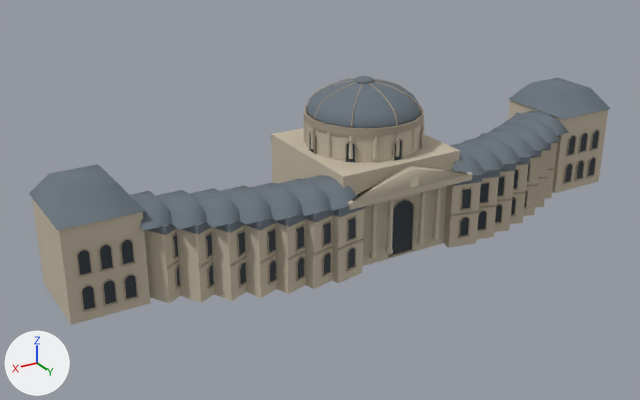
A saved change to the glTF model public/models/buildings/paris-institut-de-france-far.glb.
Camera for both pictures: a 50 mm lens placed at (125.8, 182.2, 105.7), pointed at (11.6, -8.1, 10.5). The lights are fixed; the arrows at lower left show +X, +Y and +Z. The first picture is the older version. Where no turn or scale is listed for an object, it has been applied to the vertices. Vertices at exactly the same position are counted once.

The older version as bpy lines, for what is in view:
```python
me_mesh_0 = bpy.data.meshes.new('Mesh_0')
me_mesh_0.from_pydata(...)  # 978 vertices, 1664 faces; spans x -84.0..84.0, y -24.0..18.0, z 0.0..43.0
me_mesh_0.materials.append(mat_stone)  # beige #c4b9a4
me_mesh_1 = bpy.data.meshes.new('Mesh_1')
me_mesh_1.from_pydata(...)  # 581 vertices, 936 faces; spans x -85.0..85.0, y -20.0..19.0, z 18.0..44.0
me_mesh_1.materials.append(mat_slate)  # grey #69737c
me_mesh_2 = bpy.data.meshes.new('Mesh_2')
me_mesh_2.from_pydata(...)  # 535 vertices, 525 faces; spans x -81.0..81.0, y -21.0..18.0, z 1.0..32.0
me_mesh_2.materials.append(mat_glass)  # greyish blue #333c43
me_mesh_3 = bpy.data.meshes.new('Mesh_3')
me_mesh_3.from_pydata(...)  # 3236 vertices, 5368 faces; spans x -82.0..82.0, y -21.0..18.0, z 1.0..43.0
me_mesh_3.materials.append(mat_shade)  # beige #a69a87
ob_institut_de_france = bpy.data.objects.new('Institut de France', None)
ob_institut_de_france.location = (0.0, 0.0, 0.0)
ob_paris_institut_de_france_0_glass = bpy.data.objects.new('paris-institut-de-france-0-glass', me_mesh_2)
ob_paris_institut_de_france_0_glass.location = (0.0, 0.0, 0.0)
ob_paris_institut_de_france_0_shade = bpy.data.objects.new('paris-institut-de-france-0-shade', me_mesh_3)
ob_paris_institut_de_france_0_shade.parent = ob_institut_de_france
ob_paris_institut_de_france_0_shade.location = (0.0, 0.0, 0.0)
ob_paris_institut_de_france_0_slate = bpy.data.objects.new('paris-institut-de-france-0-slate', me_mesh_1)
ob_paris_institut_de_france_0_slate.location = (0.0, 0.0, 0.0)
ob_paris_institut_de_france_0_stone = bpy.data.objects.new('paris-institut-de-france-0-stone', me_mesh_0)
ob_paris_institut_de_france_0_stone.location = (0.0, 0.0, 0.0)
```
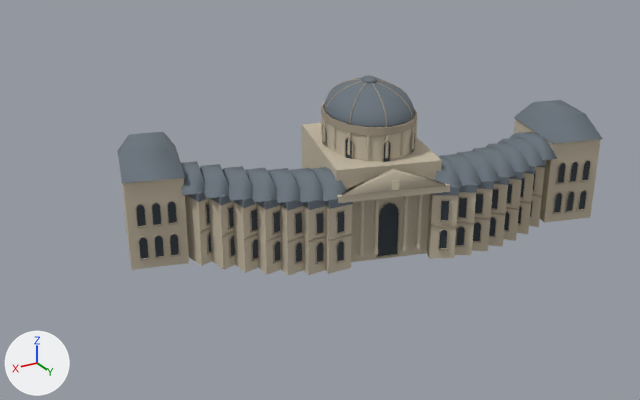
ob_institut_de_france is not drawn itself; it is the parent of ob_paris_institut_de_france_0_shade.

Where the newer file only moved an object's origin or applied its transform, the numbers keep the older frame.

Boxes (x1, y1, x2, y2) around the edits, measured in the pictures (640 x 400 px):
'paris-institut-de-france-0-stone', reshaped (17% narrower, 14% shorter)
    before: (32, 100, 608, 325)
    after: (122, 82, 601, 275)
'paris-institut-de-france-0-slate', reshaped (16% narrower, 15% shorter)
    before: (29, 76, 610, 235)
    after: (118, 75, 603, 210)
'paris-institut-de-france-0-glass', reshaped (13% narrower, 26% shorter)
    before: (78, 130, 599, 310)
    after: (136, 129, 590, 262)
'paris-institut-de-france-0-shade', turned
    before: (76, 78, 600, 312)
    after: (135, 77, 591, 265)

The change, as a diff of the scene's bpy script:
```diff
--- a/public/models/buildings/paris-institut-de-france-far.glb.py
+++ b/public/models/buildings/paris-institut-de-france-far.glb.py
@@ me_mesh_0 @@
 # used by ob_paris_institut_de_france_0_stone; location = (0.0, 0.0, 0.0)
-me_mesh_0.from_pydata(...)  # 978 vertices, 1664 faces; spans x -84.0..84.0, y -24.0..18.0, z 0.0..43.0
+me_mesh_0.from_pydata(...)  # 978 vertices, 1664 faces; spans x -68.0..63.0, y -37.0..24.0, z 0.0..43.0
+# me_mesh_0 part 1: the whole mesh is multiplied about the mesh origin by the matrix ((0.738, 0.284, 0.0), (-0.219, 0.959, 0.0), (0.0, 0.0, 1.0))
 me_mesh_0.materials.append(mat_stone)
@@ me_mesh_1 @@
 # used by ob_paris_institut_de_france_0_slate; location = (0.0, 0.0, 0.0)
-me_mesh_1.from_pydata(...)  # 581 vertices, 936 faces; spans x -85.0..85.0, y -20.0..19.0, z 18.0..44.0
+me_mesh_1.from_pydata(...)  # 581 vertices, 936 faces; spans x -68.0..64.0, y -38.0..24.0, z 18.0..44.0
+# me_mesh_1 part 2: the whole mesh is multiplied about its middle by the matrix ((0.738, 0.284, 0.0), (-0.219, 0.959, 0.0), (0.0, 0.0, 1.0))
 me_mesh_1.materials.append(mat_slate)
@@ me_mesh_2 @@
 # used by ob_paris_institut_de_france_0_glass; location = (0.0, 0.0, 0.0)
-me_mesh_2.from_pydata(...)  # 535 vertices, 525 faces; spans x -81.0..81.0, y -21.0..18.0, z 1.0..32.0
+me_mesh_2.from_pydata(...)  # 535 vertices, 525 faces; spans x -59.0..61.0, y -20.0..22.0, z 1.0..32.0
+# me_mesh_2 part 3: the whole mesh is multiplied about its middle by the matrix ((0.738, 0.284, 0.0), (-0.219, 0.959, 0.0), (0.0, 0.0, 1.0))
 me_mesh_2.materials.append(mat_glass)
@@ ob_institut_de_france @@
 ob_institut_de_france.location = (0.0, 0.0, 0.0)
+ob_institut_de_france.rotation_euler = (0.0, 0.0, -0.288)  # degrees (0, 0, -17)
```
